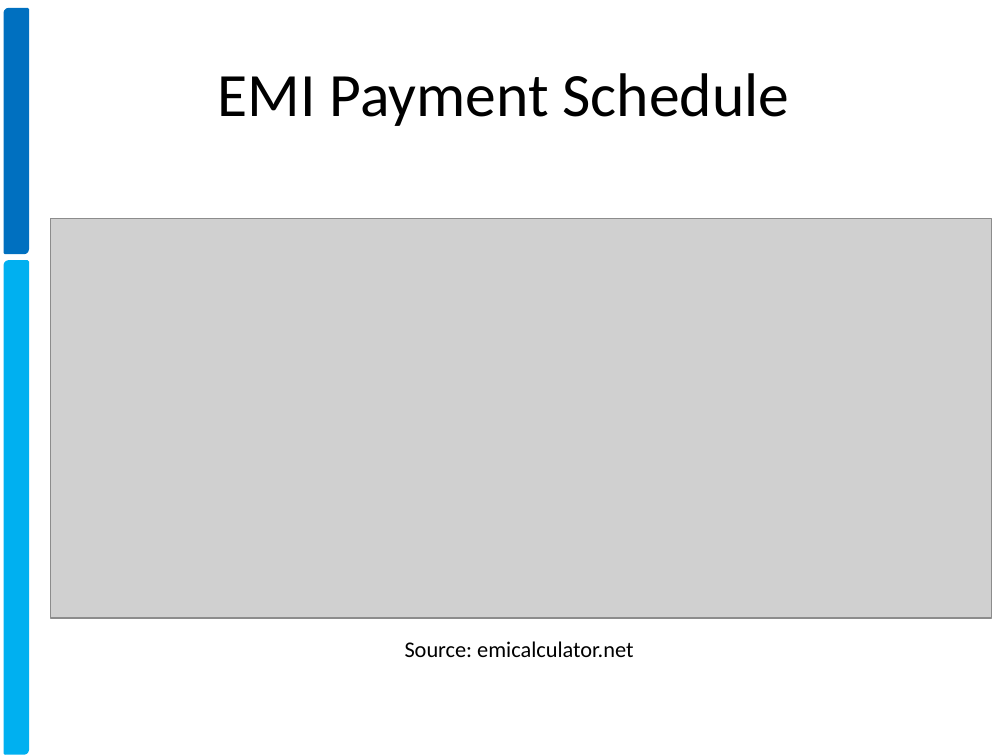
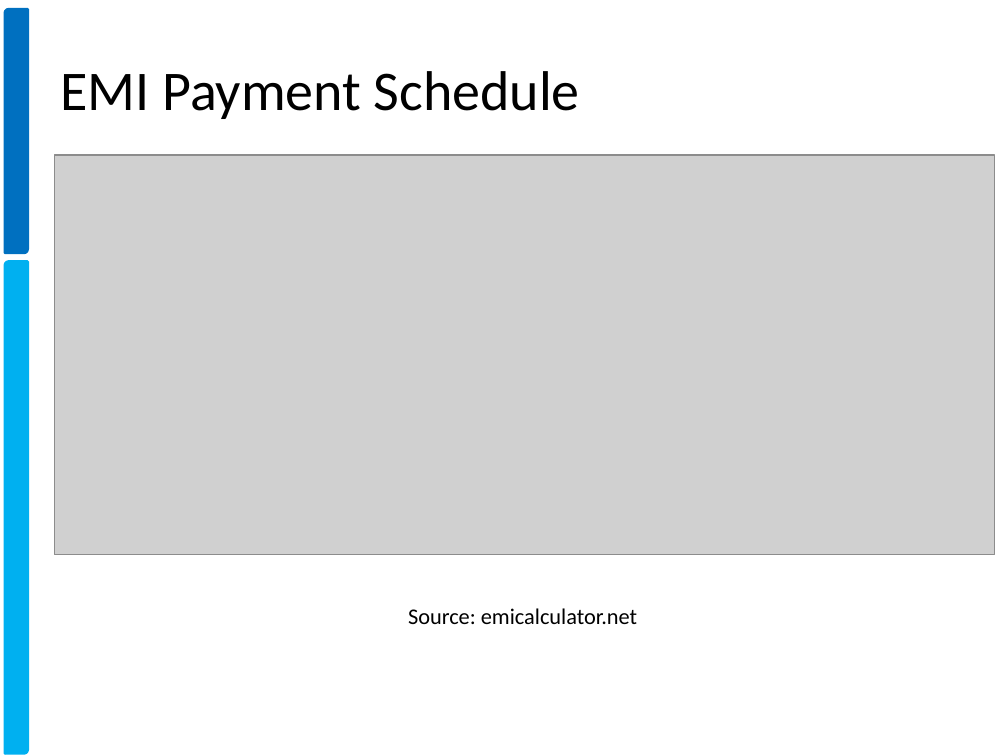
Before and after one commit to xavierigneous/Vehicle-Loan-Default-Prediction, a slide deck: slide 4 of Pravin Kumar/Vehicle Loan Default Prediction.pptx. Drawn at 1008x756 pixels with LibreOffice and Linux fonts; fonts in the diff are those of the drawing; grey boxes stand for pictures; background and template pictures are left out. Boxes give left, top, right and bottom in pixels: in the first picture for what was removed or moved away, otherwise in the second. Text is boxed around its words. In the diff, an @@ line names an element or a change of style, - is before the commit and + after.

Commit message:
completed ppt

```diff
--- a/Pravin Kumar/Vehicle Loan Default Prediction.pptx
+++ b/Pravin Kumar/Vehicle Loan Default Prediction.pptx
@@ title "EMI Payment Schedule" at [60,71,580,119]: size 44 to 40 pt; alignment centre to left @@
@@ picture: place and size @@
-picture at [50,219,991,619]
+picture at [54,155,995,555]
@@ text "Source: emicalculator.net": place and size @@
-text "Source: emicalculator.net" at [405,641,633,657]
+text "Source: emicalculator.net" at [408,608,637,624]
```
Also in this commit, not shown: 6 other slides changed, 2 slides added, 2 slides removed, 2 other files.
